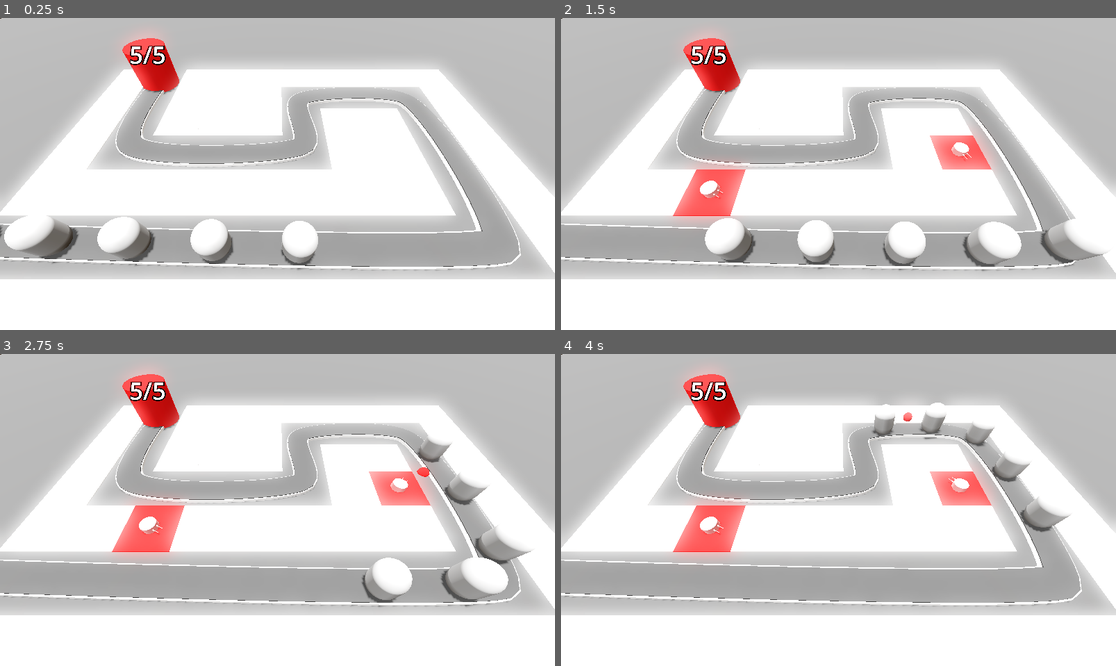
Above: before the commit, frames 1-4 (two rows, left to right).
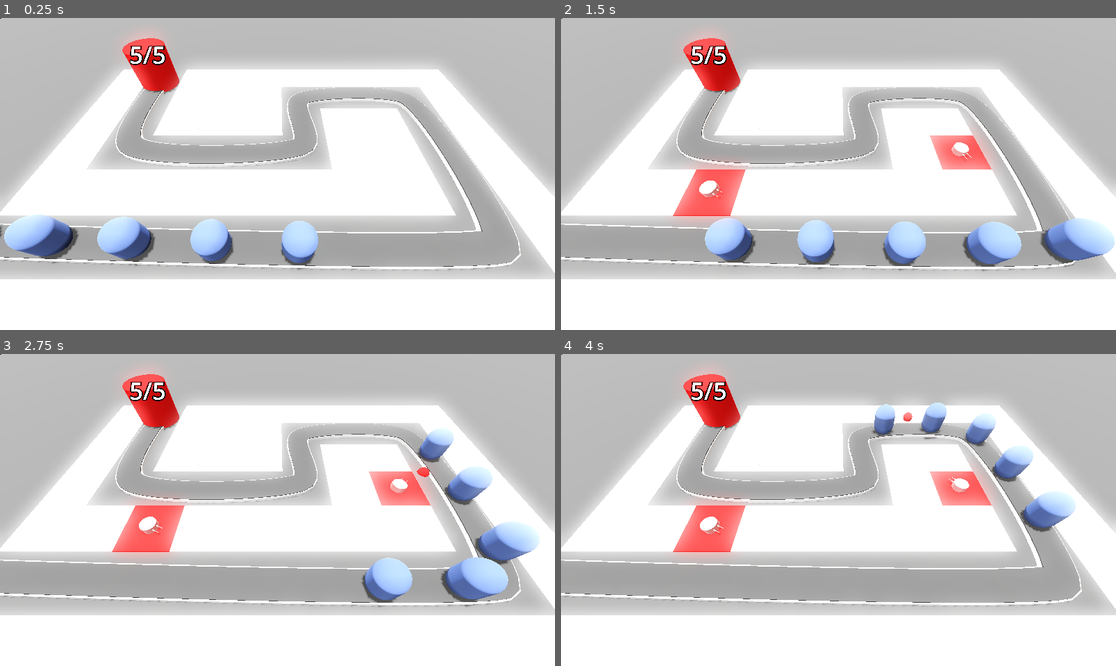
Above: after the commit, the same moments.

Repository: fbcs-jourdan/Barbarian-Blaster
Game: Godot game, scene res://base_level.tscn
Two runs of this game, one before a commit and one after it. Both use one fixed random seed, a clock stepped at 60 frames per second and the inputs below.
Inputs (mouse positions are in pixels of both pictures, inside the frame that each line leads up to):
- Up to frame 1 (0.25 s): no input
- Up to frame 2 (1.5 s): move the mouse to (960, 158) at 0.52 s; click (960, 158) at 0.6 s; move the mouse to (727, 189) at 1.27 s; click (727, 189) at 1.35 s
- Up to frame 3 (2.75 s): move the mouse to (333, 441) at 2.02 s; click (333, 441) at 2.1 s
- Up to frame 4 (4 s): move the mouse to (810, 572) at 2.77 s; click (810, 572) at 2.85 s; move the mouse to (1005, 556) at 3.52 s; click (1005, 556) at 3.6 s

The runs differ from the first frame. In frame 1, 3.7% of the frame differs, in the area x 0-58%, y 63-79%; in frame 2, 4.7%, in the area x 24-100%, y 52-79%; in frame 3, 4.1%; in frame 4, 2.2%.

Commit message:
add recoil and damage

Diff:
--- a/barbarian-blaster/Enemy/enemy.gd
+++ b/barbarian-blaster/Enemy/enemy.gd
@@ -5,13 +5,17 @@
 @export var max_health := 50
 
 @onready var base : Base = get_tree().get_first_node_in_group("Base")
+@onready var animation_player: AnimationPlayer = $AnimationPlayer
 
 
 var health : int :
 	set(new_health):
+		if health > new_health:
+			animation_player.play("take_damage")
 		health = new_health
 		if health < 1:
 			queue_free()
+
 
 
 # Called when the node enters the scene tree for the first time.
@@ -24,4 +28,5 @@
 	progress += delta * speed
 	if progress_ratio == 1.0:
 		base.take_damage()
+
 		queue_free()
--- a/barbarian-blaster/Enemy/enemy.tscn
+++ b/barbarian-blaster/Enemy/enemy.tscn
@@ -1,14 +1,58 @@
-[gd_scene load_steps=4 format=3 uid="uid://po5q17b0v621"]
+[gd_scene load_steps=9 format=3 uid="uid://po5q17b0v621"]
 
 [ext_resource type="Script" uid="uid://buc21u4gdiyek" path="res://Enemy/enemy.gd" id="1_2pb1h"]
 
+[sub_resource type="StandardMaterial3D" id="StandardMaterial3D_2pb1h"]
+albedo_color = Color(0.3014188, 0.38933945, 0.64991146, 1)
+
 [sub_resource type="CapsuleMesh" id="CapsuleMesh_2pb1h"]
+material = SubResource("StandardMaterial3D_2pb1h")
 radius = 1.0
 height = 3.0
+
+[sub_resource type="StandardMaterial3D" id="StandardMaterial3D_px1sc"]
+no_depth_test = true
+shading_mode = 0
 
 [sub_resource type="CapsuleShape3D" id="CapsuleShape3D_2pb1h"]
 radius = 1.0
 height = 3.0
+
+[sub_resource type="Animation" id="Animation_am0pq"]
+resource_name = "take_damage"
+tracks/0/type = "value"
+tracks/0/imported = false
+tracks/0/enabled = true
+tracks/0/path = NodePath("DamageHighlight:visible")
+tracks/0/interp = 1
+tracks/0/loop_wrap = true
+tracks/0/keys = {
+"times": PackedFloat32Array(0, 0.1),
+"transitions": PackedFloat32Array(1, 1),
+"update": 1,
+"values": [true, false]
+}
+
+[sub_resource type="Animation" id="Animation_eqilm"]
+length = 0.001
+tracks/0/type = "value"
+tracks/0/imported = false
+tracks/0/enabled = true
+tracks/0/path = NodePath("DamageHighlight:visible")
+tracks/0/interp = 1
+tracks/0/loop_wrap = true
+tracks/0/keys = {
+"times": PackedFloat32Array(0),
+"transitions": PackedFloat32Array(1),
+"update": 1,
+"values": [false]
+}
+
+[sub_resource type="AnimationLibrary" id="AnimationLibrary_ncf7h"]
+_data = {
+&"RESET": SubResource("Animation_eqilm"),
+&"take_damage": SubResource("Animation_am0pq")
+}
 
 [node name="Enemy" type="PathFollow3D"]
 loop = false
@@ -18,8 +62,19 @@
 transform = Transform3D(1, 0, 0, 0, 1, 0, 0, 0, 1, 0, 1.5, 0)
 mesh = SubResource("CapsuleMesh_2pb1h")
 
+[node name="DamageHighlight" type="MeshInstance3D" parent="."]
+transform = Transform3D(1, 0, 0, 0, 1, 0, 0, 0, 1, 0, 1.5, 0)
+visible = false
+material_override = SubResource("StandardMaterial3D_px1sc")
+mesh = SubResource("CapsuleMesh_2pb1h")
+
 [node name="EnemyArea3D" type="Area3D" parent="." groups=["enemy_area"]]
 
 [node name="CollisionShape3D" type="CollisionShape3D" parent="EnemyArea3D"]
 transform = Transform3D(1, 0, 0, 0, 1, 0, 0, 0, 1, 0, 1.5, 0)
 shape = SubResource("CapsuleShape3D_2pb1h")
+
+[node name="AnimationPlayer" type="AnimationPlayer" parent="."]
+libraries = {
+&"": SubResource("AnimationLibrary_ncf7h")
+}
--- a/barbarian-blaster/turret/turret.gd
+++ b/barbarian-blaster/turret/turret.gd
@@ -6,12 +6,15 @@
 var enemy_path : Path3D
 var target : Node3D
 
+@onready var animation_player: AnimationPlayer = $AnimationPlayer
+
 
 #turn and look at an enemy
 func _physics_process(delta: float) -> void:
 	target = find_best_target()
 	if target != null:
 		look_at(target.global_position, Vector3.UP, true)
+		animation_player.play("fire")
 
 func _on_timer_timeout() -> void:
 	if target != null:
@@ -19,6 +22,7 @@
 		add_child(proj)
 		proj.global_position = global_position
 		proj.direction = global_transform.basis.z
+		animation_player.play("fire")
 
 func find_best_target() -> Enemy:
 	var best_target = null
--- a/barbarian-blaster/turret/turret.tscn
+++ b/barbarian-blaster/turret/turret.tscn
@@ -19,6 +19,42 @@
 top_radius = 0.02
 bottom_radius = 0.02
 height = 0.4
+
+[sub_resource type="Animation" id="Animation_vfthy"]
+resource_name = "fire"
+tracks/0/type = "value"
+tracks/0/imported = false
+tracks/0/enabled = true
+tracks/0/path = NodePath("TurretBase/TurretTop:position")
+tracks/0/interp = 1
+tracks/0/loop_wrap = true
+tracks/0/keys = {
+"times": PackedFloat32Array(0, 0.3),
+"transitions": PackedFloat32Array(1, 1),
+"update": 0,
+"values": [Vector3(0, 0.3, -0.1), Vector3(0, 0.3, 0)]
+}
+
+[sub_resource type="Animation" id="Animation_2876l"]
+length = 0.001
+tracks/0/type = "value"
+tracks/0/imported = false
+tracks/0/enabled = true
+tracks/0/path = NodePath("TurretBase/TurretTop:position")
+tracks/0/interp = 1
+tracks/0/loop_wrap = true
+tracks/0/keys = {
+"times": PackedFloat32Array(0),
+"transitions": PackedFloat32Array(1),
+"update": 0,
+"values": [Vector3(0, 0.3, 0)]
+}
+
+[sub_resource type="AnimationLibrary" id="AnimationLibrary_1p48p"]
+_data = {
+&"RESET": SubResource("Animation_2876l"),
+&"fire": SubResource("Animation_vfthy")
+}
 
 [node name="Turret" type="Node3D"]
 script = ExtResource("1_vfthy")
@@ -53,4 +89,9 @@
 [node name="Timer" type="Timer" parent="."]
 autostart = true
 
+[node name="AnimationPlayer" type="AnimationPlayer" parent="."]
+libraries = {
+&"": SubResource("AnimationLibrary_1p48p")
+}
+
 [connection signal="timeout" from="Timer" to="." method="_on_timer_timeout"]
Not shown: 1 places in barbarian-blaster/turret/turret.tscn that only renumber resources
